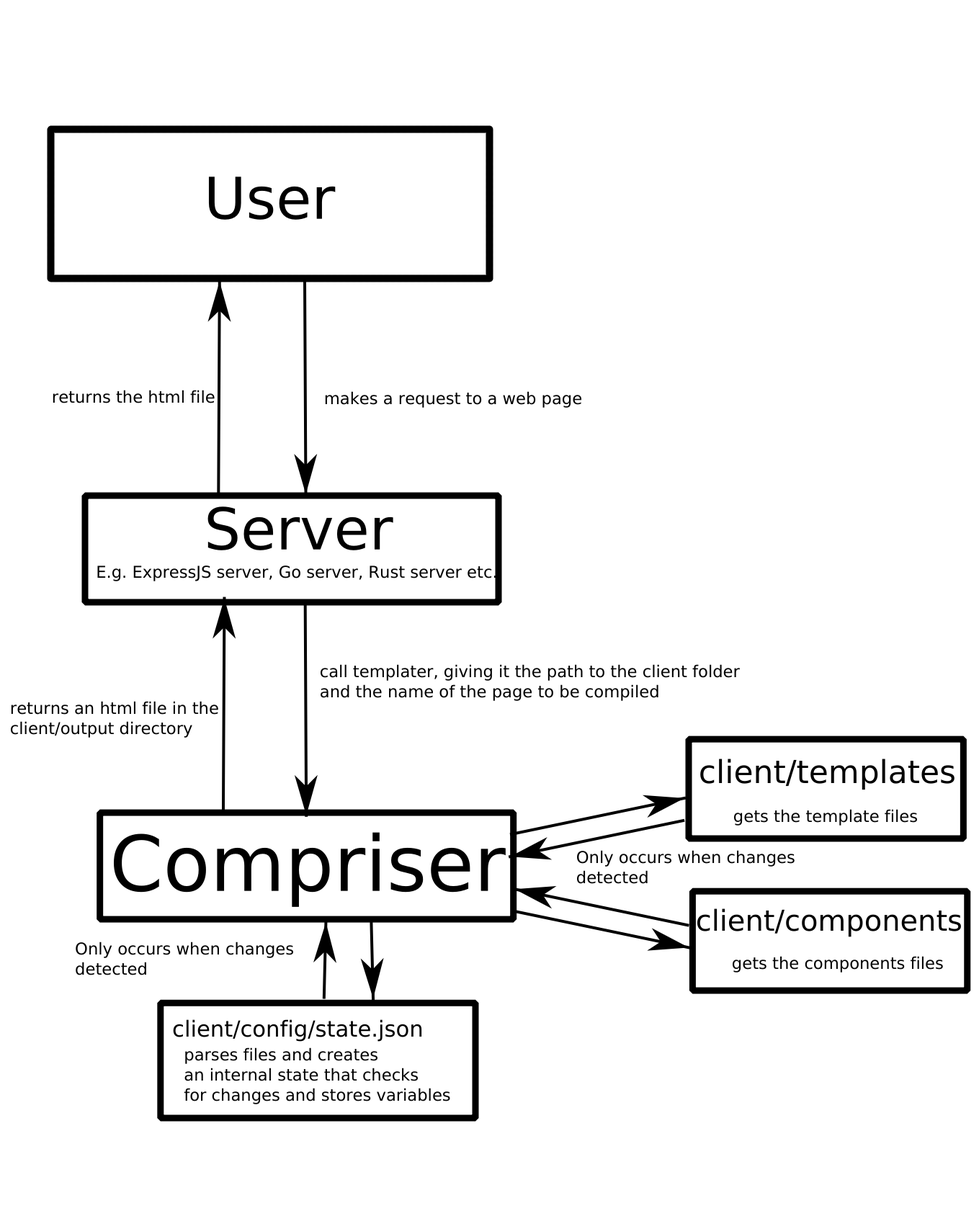
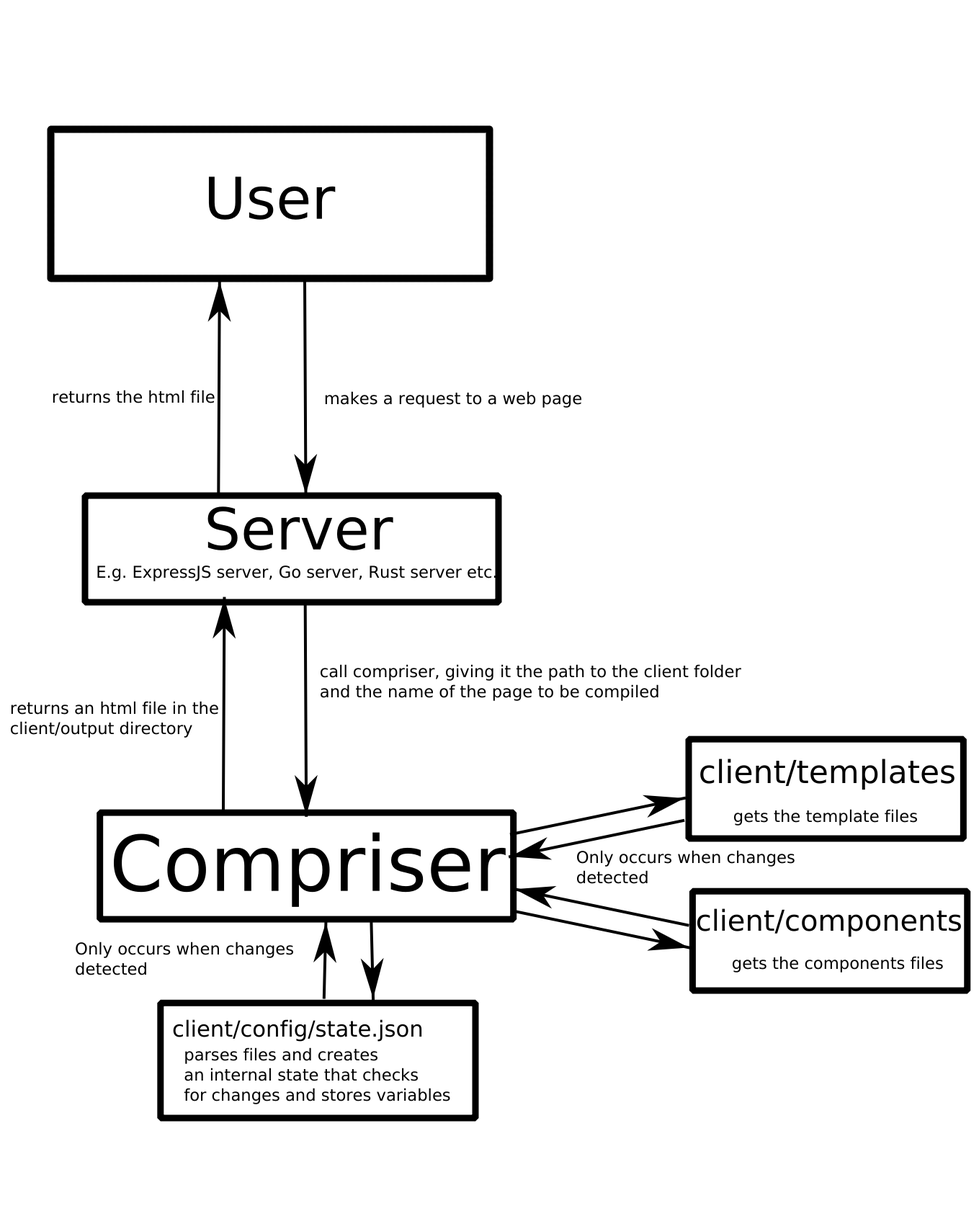
Layers edited between the first and the second 979px x 1216px image:
pixels changed over [353, 664, 742, 682] (layer not identified)
